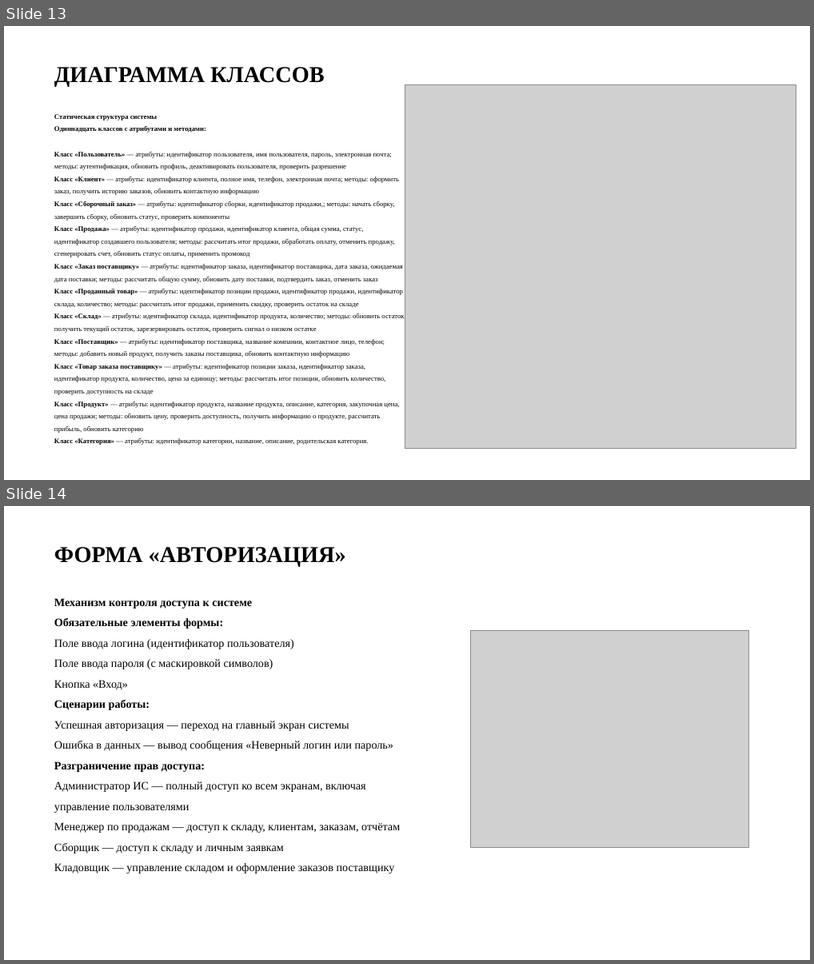
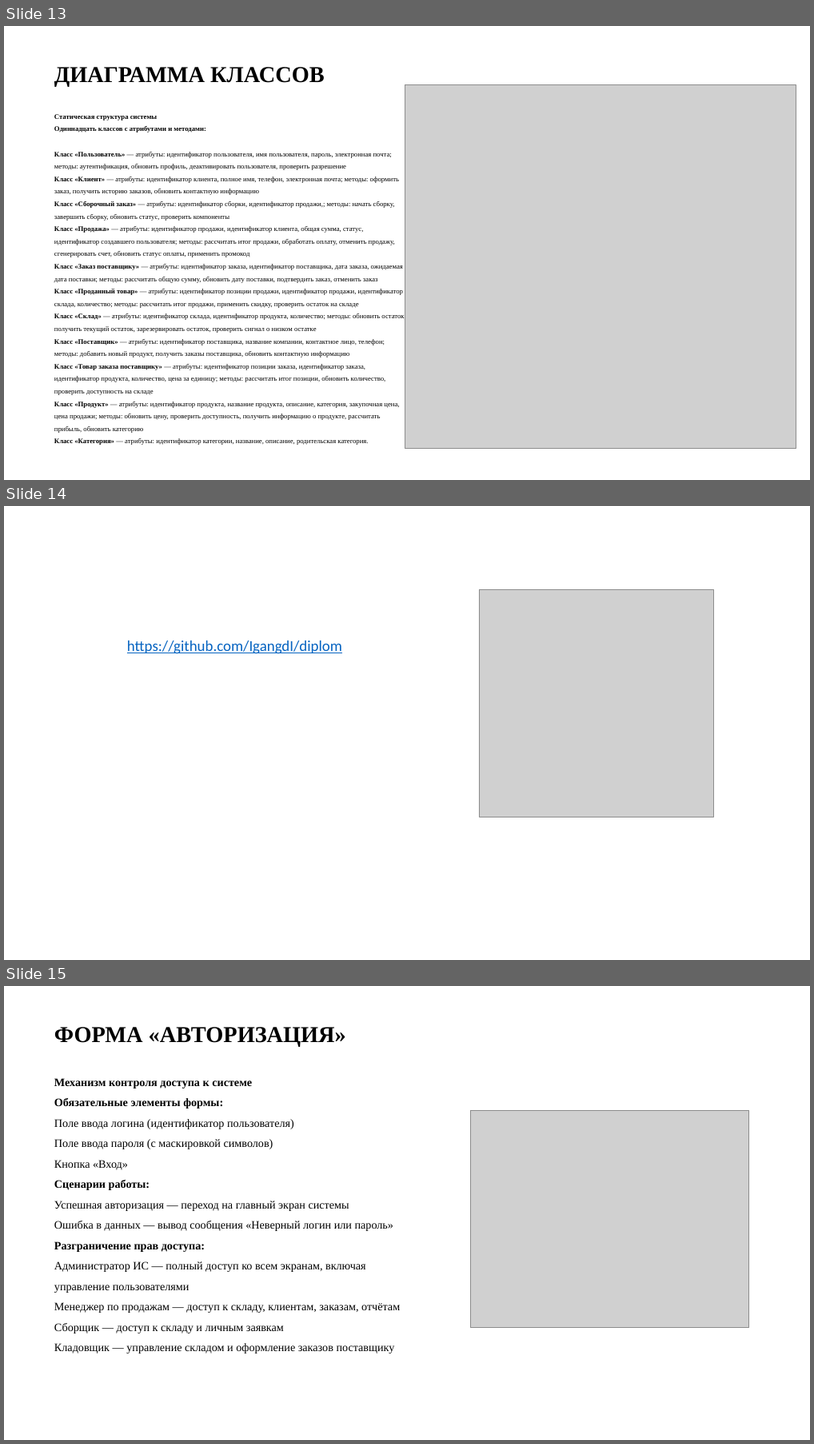
Before and after one commit to IgangdI/diplom, a slide deck: диплом.pptx. Shown one above the other, each under a label of ours: slides 13 and 14 before the commit, slides 13, 14 and 15 after it. The pictures are 814x964 and 814x1444 pixels, drawn with LibreOffice and Linux fonts; fonts in the diff are those of the drawing; grey boxes stand for pictures. Boxes give left, top, right and bottom in pixels: in the first picture for what was removed or moved away, otherwise in the second. Text is boxed around its words. In the diff, an @@ line names an element or a change of style, - is before the commit and + after.

Commit message:
Исправления

```diff
--- a/диплом.pptx
+++ b/диплом.pptx
@@ slide 14 added at (4, 506, 810, 960), background #FFFFFF @@
@@ picture added at (479, 590, 714, 817) @@
@@ text added at (127, 640, 342, 654), 24 pt, text #0563C1, underline @@
+https://github.com/IgangdI/diplom
@@ what was slide 14 is now slide 15 @@
```
